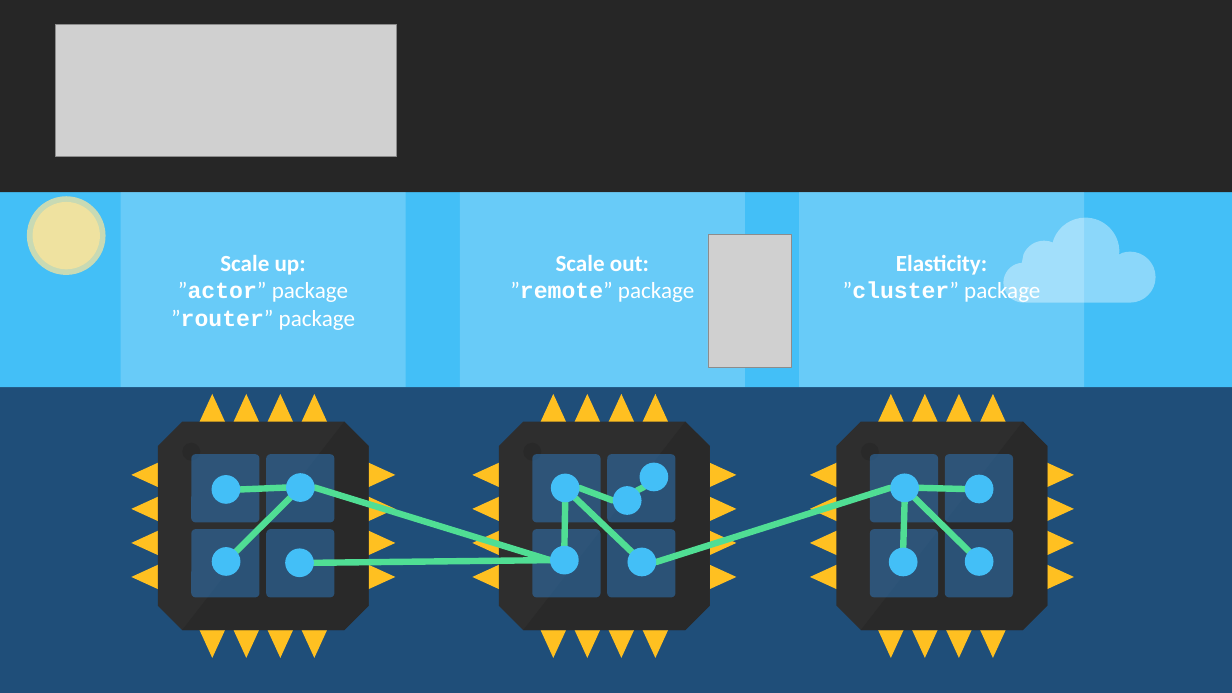
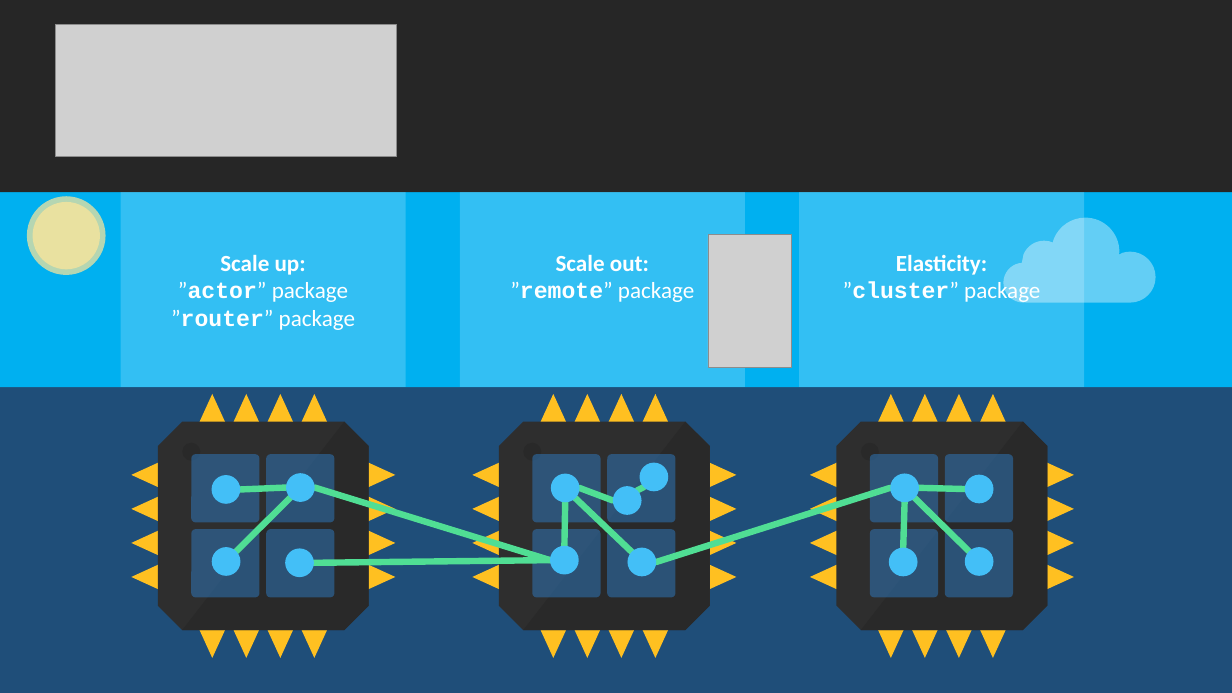
Before and after one commit to rogeralsing/Presentations, a slide deck: slide 15 of ProtoActor/QConSP/protoactor.pptx. Drawn at 1232x693 pixels with LibreOffice and Linux fonts; fonts in the diff are those of the drawing; grey boxes stand for pictures. Boxes give left, top, right and bottom in pixels: in the first picture for what was removed or moved away, otherwise in the second. Text is boxed around its words. In the diff, an @@ line names an element or a change of style, - is before the commit and + after.

```diff
--- a/ProtoActor/QConSP/protoactor.pptx
+++ b/ProtoActor/QConSP/protoactor.pptx
@@ rectangle at (0,185,1232,387): fill #43BFF7 to #00B0F0 @@
```
Also in this commit, not shown: 3 other slides changed.
